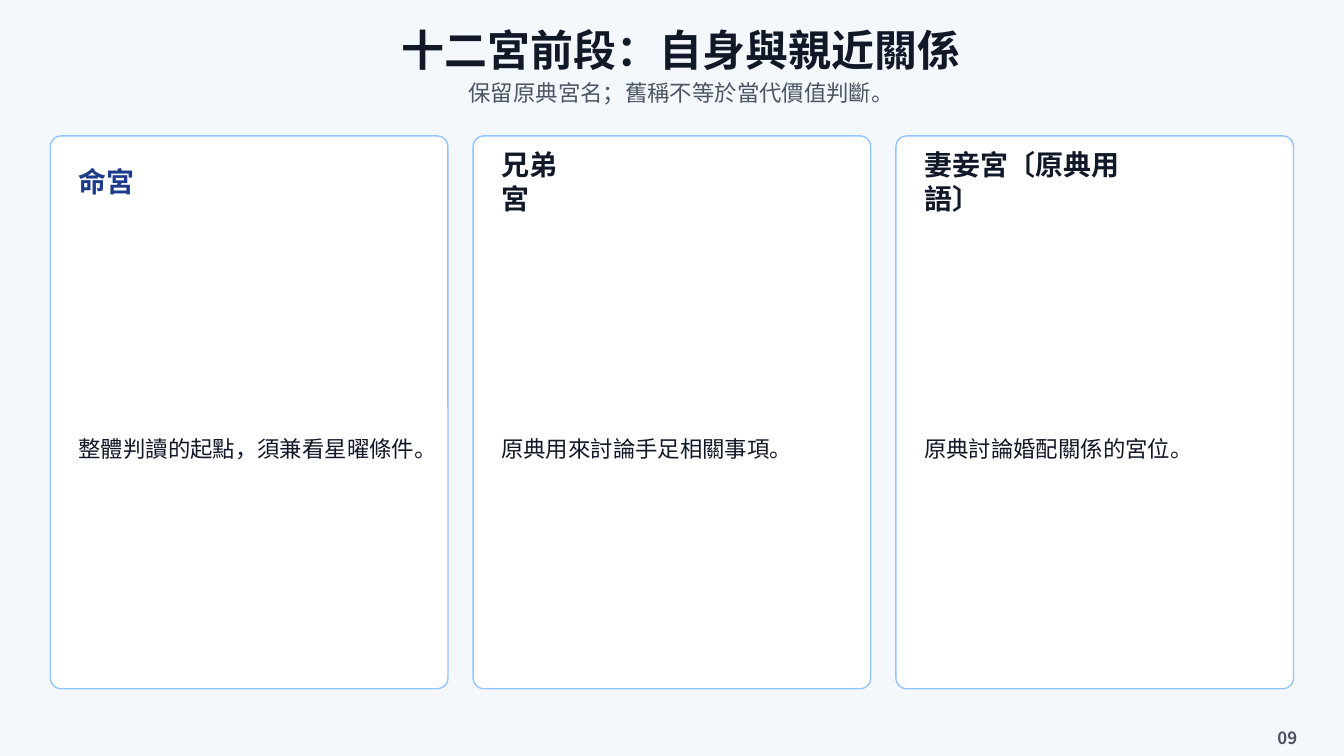
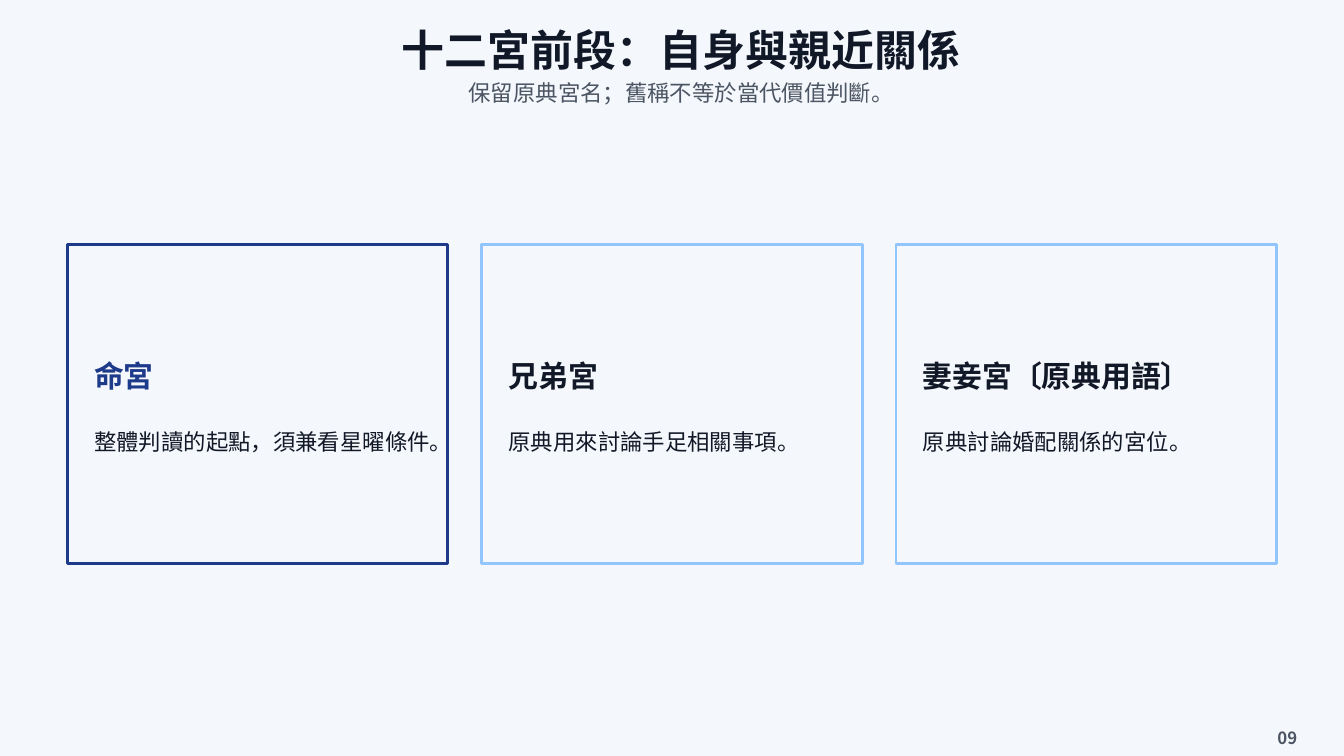
Before and after one commit to estrella123456789/S, a slide deck: slide 10 of exports/ziwei-reading.pptx. Drawn at 1344x756 pixels with LibreOffice and Linux fonts; fonts in the diff are those of the drawing; background and template pictures are left out. Boxes give left, top, right and bottom in pixels: in the first picture for what was removed or moved away, otherwise in the second. Text is boxed around its words. In the diff, an @@ line names an element or a change of style, - is before the commit and + after.

Commit message:
Adapt short slide content and repair responsive studio layout

```diff
--- a/exports/ziwei-reading.pptx
+++ b/exports/ziwei-reading.pptx
@@ rectangle: place and size @@
-rectangle at (51, 136, 449, 688)
+rectangle at (67, 245, 448, 564)
@@ rectangle at (67, 245, 448, 564): rounded rectangle to rectangle; fill #FFFFFF to none; outline #93C5FD 0.75 pt to #1E3A8A 1.5 pt @@
@@ rectangle: place and size @@
-rectangle at (473, 136, 871, 688)
+rectangle at (481, 245, 862, 564)
@@ rectangle at (481, 245, 862, 564): rounded rectangle to rectangle; fill #FFFFFF to none; outline #93C5FD 0.75 pt to #93C5FD 1.5 pt @@
@@ rectangle at (896, 245, 1277, 564): rounded rectangle to rectangle; fill #FFFFFF to none; outline #93C5FD 0.75 pt to #93C5FD 1.5 pt @@
@@ rectangle: place and size @@
-rectangle at (896, 136, 1294, 688)
+rectangle at (896, 245, 1277, 564)
@@ text "命宮": place and size @@
-text "命宮" at (79, 168, 135, 195)
+text "命宮" at (94, 361, 154, 390)
@@ text "兄弟宮": place and size @@
-text "兄弟宮" at (501, 151, 557, 212)
+text "兄弟宮" at (509, 361, 598, 390)
@@ size 15 to 16 pt in 3 elements at (94, 361, 154, 390), (509, 361, 598, 390), (923, 361, 1191, 390) @@
@@ text "妻妾宮〔原典用語〕": place and size @@
-text "妻妾宮〔原典用語〕" at (924, 151, 1120, 212)
+text "妻妾宮〔原典用語〕" at (923, 361, 1191, 390)
@@ text "整體判讀的起點，須兼看星曜條件。" rewrapped from (79, 438, 437, 460) to (94, 428, 452, 456) @@
@@ text "原典用來討論手足相關事項。": place and size @@
-text "原典用來討論手足相關事項。" at (501, 438, 792, 459)
+text "原典用來討論手足相關事項。" at (509, 431, 800, 452)
@@ text "原典討論婚配關係的宮位。": place and size @@
-text "原典討論婚配關係的宮位。" at (924, 438, 1192, 459)
+text "原典討論婚配關係的宮位。" at (923, 431, 1191, 452)
```
Also in this commit, not shown: 18 other slides changed, 10 other files.
